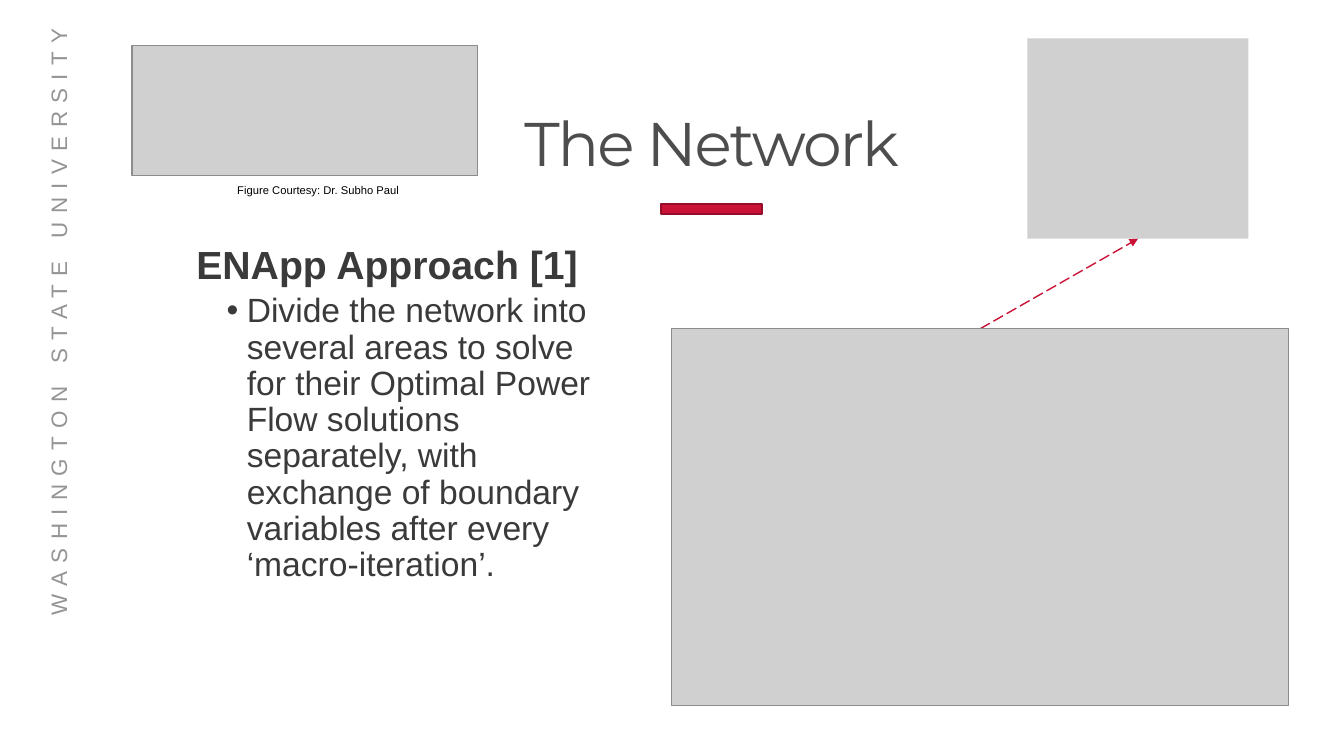
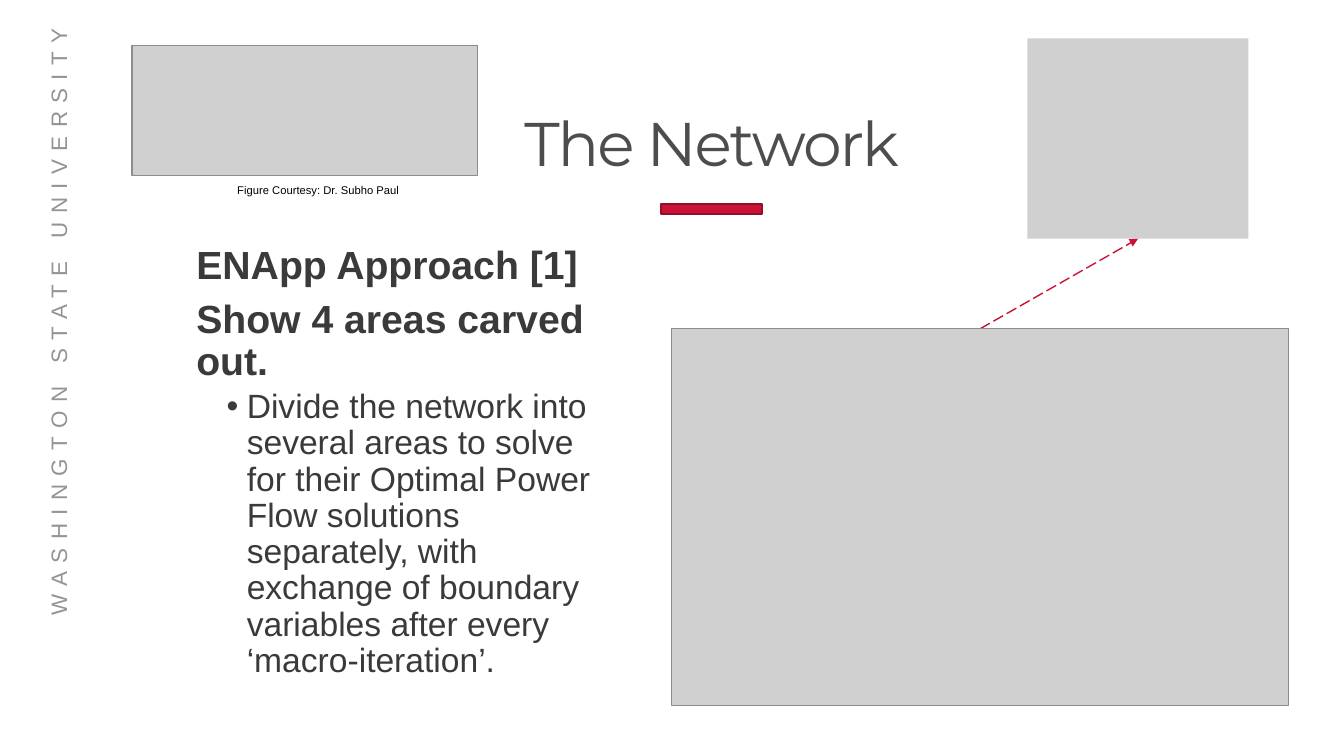
Before and after one commit to Realife-Brahmin/OriginalDocsHub-WSU-OneDrive, a slide deck: slide 8 of Connected Communities Grid Side Optimization.pptx (slide 4 before the commit). Drawn at 1344x756 pixels with LibreOffice and Linux fonts; fonts in the diff are those of the drawing; grey boxes stand for pictures; background and template pictures are left out. Boxes give left, top, right and bottom in pixels: in the first picture for what was removed or moved away, otherwise in the second. Text is boxed around its words. In the diff, an @@ line names an element or a change of style, - is before the commit and + after.

```diff
--- a/Connected Communities Grid Side Optimization.pptx
+++ b/Connected Communities Grid Side Optimization.pptx
@@ text at (196,304,583,376): paragraph added @@
+Show 4 areas carved out.
```
Also in this commit, not shown: 2 other slides changed, 4 slides added.
